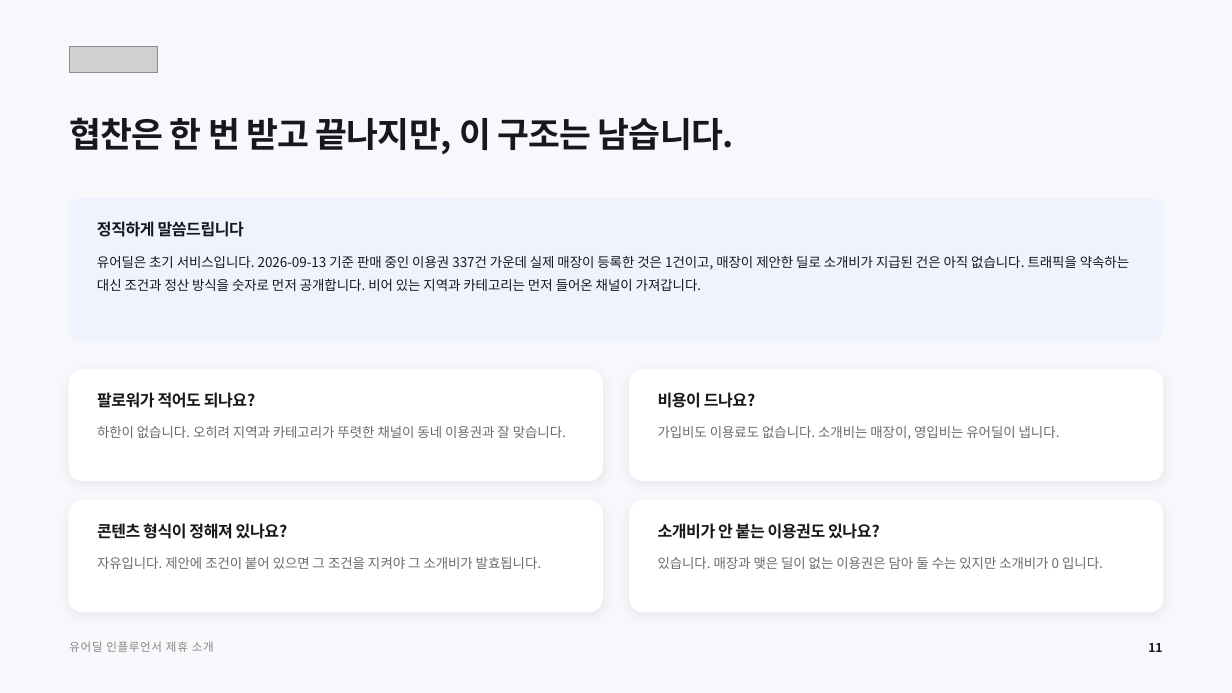
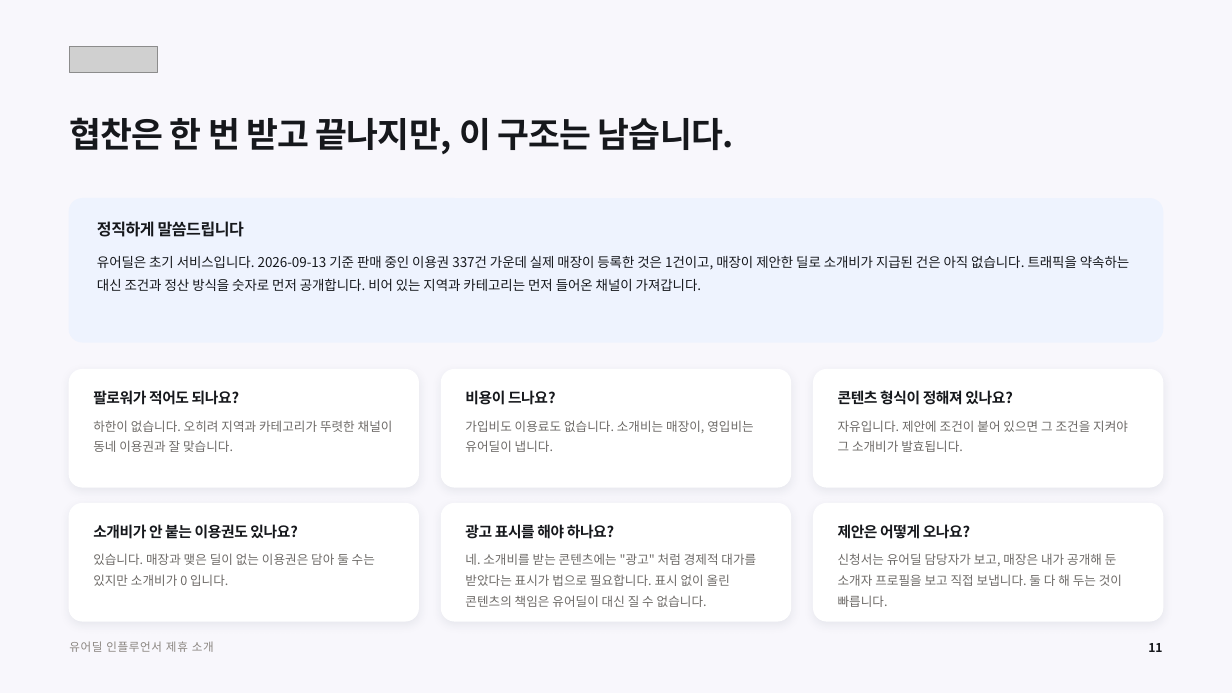
Before and after one commit to tobe2111/ur-live, a slide deck: slide 11 of docs/business/proposals/urdeal-influencer-deck.pptx. Drawn at 1232x693 pixels with LibreOffice and Linux fonts; fonts in the diff are those of the drawing; grey boxes stand for pictures. Boxes give left, top, right and bottom in pixels: in the first picture for what was removed or moved away, otherwise in the second. Text is boxed around its words. In the diff, an @@ line names an element or a change of style, - is before the commit and + after.

```diff
--- a/docs/business/proposals/urdeal-influencer-deck.pptx
+++ b/docs/business/proposals/urdeal-influencer-deck.pptx
@@ rounded rectangle resized from (x1=69, y1=370, x2=603, y2=481) to (x1=69, y1=370, x2=419, y2=487) @@
@@ rounded rectangle resized from (x1=630, y1=370, x2=1164, y2=481) to (x1=442, y1=370, x2=791, y2=487) @@
@@ text "비용이 드나요?" moved from (x1=658, y1=392, x2=756, y2=408) to (x1=465, y1=390, x2=556, y2=405) @@
@@ rounded rectangle resized from (x1=69, y1=501, x2=603, y2=612) to (x1=814, y1=370, x2=1164, y2=487) @@
@@ text "콘텐츠 형식이 정해져 있나요?" moved from (x1=97, y1=523, x2=288, y2=539) to (x1=838, y1=390, x2=1012, y2=405) @@
@@ text "가입비도 이용료도 없습니다. 소개비는 매장이, ..." moved from (x1=658, y1=426, x2=1060, y2=439) to (x1=465, y1=420, x2=753, y2=452) @@
@@ text "자유입니다. 제안에 조건이 붙어 있으면 ..." moved from (x1=97, y1=557, x2=542, y2=569) to (x1=838, y1=420, x2=1128, y2=452) @@
@@ proportions changed in 4 elements at (x1=69, y1=370, x2=419, y2=487), (x1=442, y1=370, x2=791, y2=487), (x1=814, y1=370, x2=1164, y2=487), (x1=69, y1=504, x2=419, y2=621) @@
@@ rounded rectangle resized from (x1=630, y1=501, x2=1164, y2=612) to (x1=69, y1=504, x2=419, y2=621) @@
@@ rounded rectangle added at (x1=442, y1=504, x2=791, y2=621), fill #FFFFFF, outline #FFFFFF 1 pt @@
@@ rounded rectangle added at (x1=814, y1=504, x2=1164, y2=621), fill #FFFFFF, outline #FFFFFF 1 pt @@
@@ size 12.5 to 11.5 pt in 4 elements at (x1=93, y1=390, x2=240, y2=405), (x1=465, y1=390, x2=556, y2=405), (x1=838, y1=390, x2=1012, y2=405), (x1=93, y1=524, x2=297, y2=539) @@
@@ text "소개비가 안 붙는 이용권도 있나요?" moved from (x1=658, y1=523, x2=880, y2=539) to (x1=93, y1=524, x2=297, y2=539) @@
@@ text added at (x1=465, y1=524, x2=615, y2=539), 11.5 pt, text #16181C, bold @@
+광고 표시를 해야 하나요?
@@ text added at (x1=838, y1=524, x2=971, y2=539), 11.5 pt, text #16181C, bold @@
+제안은 어떻게 오나요?
@@ size 10.5 to 9.8 pt; line spacing 1.4 to 1.36 in 4 elements at (x1=93, y1=420, x2=393, y2=452), (x1=465, y1=420, x2=753, y2=452), (x1=838, y1=420, x2=1128, y2=452), (x1=93, y1=553, x2=375, y2=586) @@
@@ text "있습니다. 매장과 맺은 딜이 없는 ..." moved from (x1=658, y1=557, x2=1103, y2=569) to (x1=93, y1=553, x2=375, y2=586) @@
@@ text added at (x1=465, y1=553, x2=756, y2=607), 9.8 pt, text #6E6B68 @@
+네. 소개비를 받는 콘텐츠에는 "광고" 처럼 경제적 대가를 받았다는 표시가 법으로 필요합니다. 표시 없이 올린 콘텐츠의 책임은 유어딜이 대신 질 수 없습니다.
@@ text added at (x1=838, y1=553, x2=1122, y2=607), 9.8 pt, text #6E6B68 @@
+신청서는 유어딜 담당자가 보고, 매장은 내가 공개해 둔 소개자 프로필을 보고 직접 보냅니다. 둘 다 해 두는 것이 빠릅니다.
```
Also in this commit, not shown: 4 other slides changed, 12 other files.
